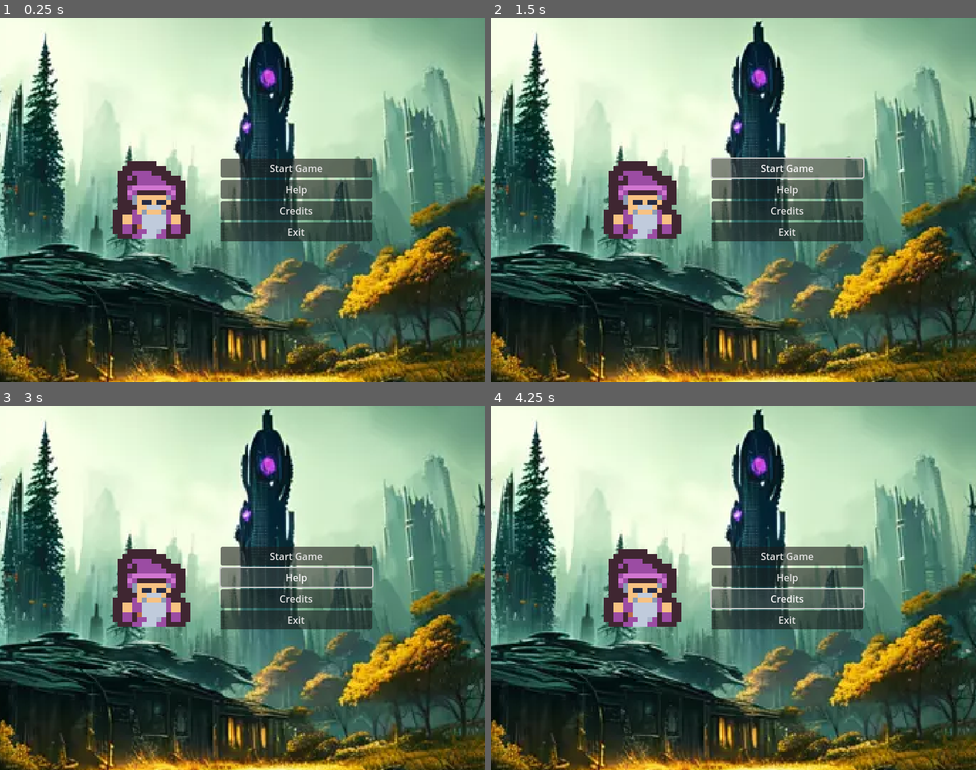
Above: before the commit, frames 1-4 (two rows, left to right).
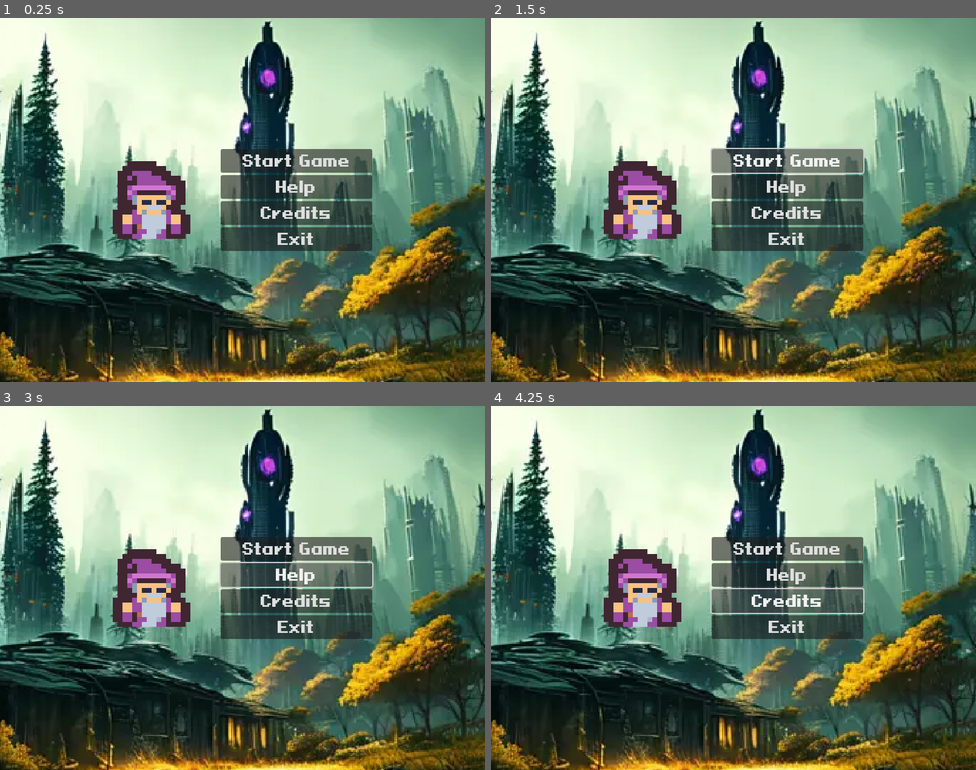
Above: after the commit, the same moments.

Repository: project-roundtrip/roundtrip
Game: Godot game, scene res://scenes/mainmenu/mainmenu.tscn
The game is run twice, just before and just after one commit, with the same random seed, the same clock (stepped at 60 frames per second) and the same inputs.
Inputs:
- Up to frame 1 (0.25 s): no input
- Up to frame 2 (1.5 s): click "Start Game" at 0.5 s; click "Start Game" at 1.25 s
- Up to frame 3 (3 s): click "Start Game" at 2 s; click "Help" at 2.75 s
- Up to frame 4 (4.25 s): click "Credits" at 3.5 s

The runs differ from the first frame. In frame 1, 3.2% of the frame differs, in the area x 45-77%, y 36-64%; in frame 2, 3.4%, in the area x 45-77%, y 35-64%; in frame 3, 3.3%; in frame 4, 3.2%.

Commit message:
Add PixeloidSansBold font

Diff:
--- a/scenes/mainmenu/mainmenu.tscn
+++ b/scenes/mainmenu/mainmenu.tscn
@@ -1,7 +1,8 @@
-[gd_scene load_steps=3 format=3 uid="uid://b7qwa3cmuk0rr"]
+[gd_scene load_steps=4 format=3 uid="uid://b7qwa3cmuk0rr"]
 
 [ext_resource type="Texture2D" uid="uid://brkc3ssrpvovv" path="res://assets/sprites/menubg.png" id="1_xjpaj"]
 [ext_resource type="Texture2D" uid="uid://dfle23gcbpvim" path="res://assets/sprites/tile_0084.png" id="1_ygvqr"]
+[ext_resource type="FontFile" uid="uid://bf41iyd07kjgn" path="res://assets/fonts/PixeloidSansBold.ttf" id="3_syuvn"]
 
 [node name="mainmenu" type="Node2D"]
 
@@ -38,21 +39,33 @@
 alignment = 1
 
 [node name="StartButton" type="Button" parent="RootContainer/TextureRect/HBoxContainer/ControlsContainer"]
+texture_filter = 1
 custom_minimum_size = Vector2(250, 0)
 layout_mode = 2
+theme_override_fonts/font = ExtResource("3_syuvn")
+theme_override_font_sizes/font_size = 25
 text = "Start Game"
 
 [node name="HelpButton" type="Button" parent="RootContainer/TextureRect/HBoxContainer/ControlsContainer"]
+texture_filter = 1
 custom_minimum_size = Vector2(250, 0)
 layout_mode = 2
+theme_override_fonts/font = ExtResource("3_syuvn")
+theme_override_font_sizes/font_size = 25
 text = "Help"
 
 [node name="CreditsButton" type="Button" parent="RootContainer/TextureRect/HBoxContainer/ControlsContainer"]
+texture_filter = 1
 custom_minimum_size = Vector2(250, 0)
 layout_mode = 2
+theme_override_fonts/font = ExtResource("3_syuvn")
+theme_override_font_sizes/font_size = 25
 text = "Credits"
 
 [node name="ExitButton" type="Button" parent="RootContainer/TextureRect/HBoxContainer/ControlsContainer"]
+texture_filter = 1
 custom_minimum_size = Vector2(250, 0)
 layout_mode = 2
+theme_override_fonts/font = ExtResource("3_syuvn")
+theme_override_font_sizes/font_size = 25
 text = "Exit"
Binary file added: assets/fonts/PixeloidSansBold.ttf
Not shown, added: assets/fonts/PixeloidSansBold.ttf.import
Not shown, changed: CREDITS.md
